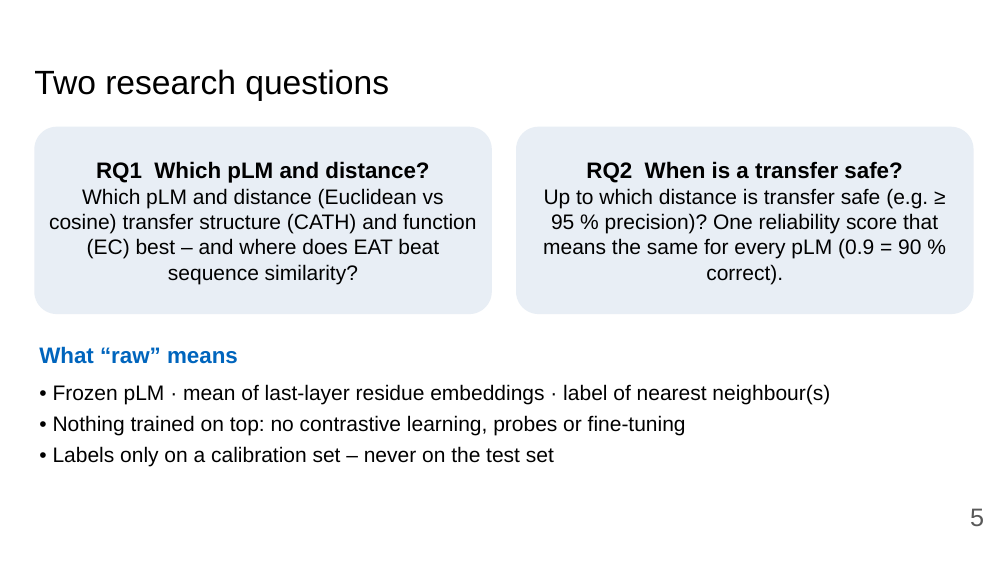
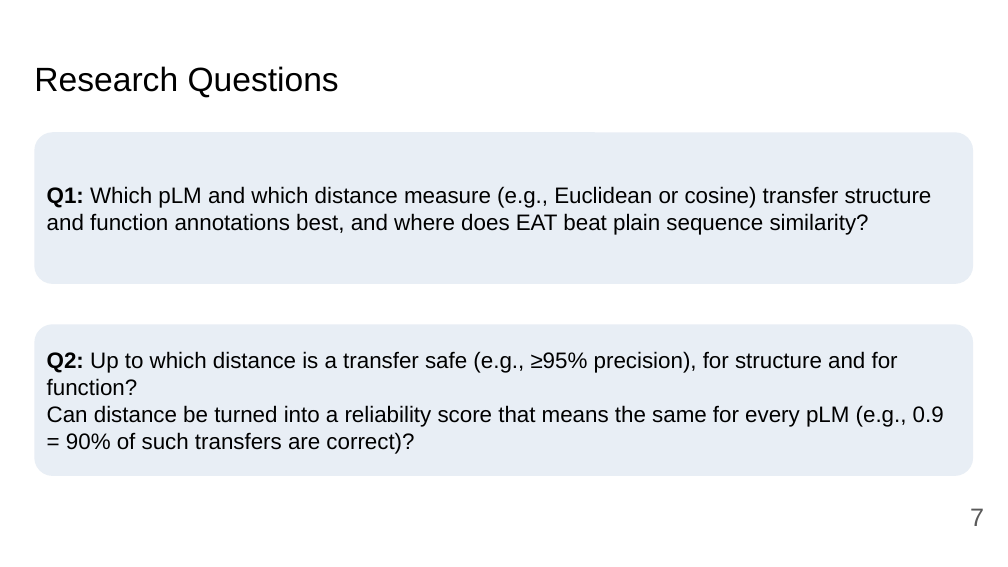
Before and after one commit to Pollysoma/protein-prediction-project-2, a slide deck: slide 7 of presentation/2026-11-02_pitch.pptx (slide 5 before the commit). Drawn at 1008x567 pixels with LibreOffice and Linux fonts; fonts in the diff are those of the drawing. Boxes give left, top, right and bottom in pixels: in the first picture for what was removed or moved away, otherwise in the second. Text is boxed around its words. In the diff, an @@ line names an element or a change of style, - is before the commit and + after.

Commit message:
updated ppt pitch

```diff
--- a/presentation/2026-11-02_pitch.pptx
+++ b/presentation/2026-11-02_pitch.pptx
@@ title at (34,66,339,98): text changed @@
-Two research questions
+Research Questions
@@ rounded rectangle "Q1: Which pLM and which ...": place and size @@
-rounded rectangle "Q1: Which pLM and which ..." at (34,127,492,314)
+rounded rectangle "Q1: Which pLM and which ..." at (34,132,973,283)
@@ text in rounded rectangle at (47,186,932,235): text changed; size 15 to 16 pt @@
-RQ1 Which pLM and distance?
-Which pLM and distance (Euclidean vs cosine) transfer structure (CATH) and function (EC) best – and where does EAT beat sequence similarity?
+Q1: Which pLM and which distance measure (e.g., Euclidean or cosine) transfer structure and function annotations best, and where does EAT beat plain sequence similarity?
@@ rounded rectangle "Q2: Up to which distance ...": place and size @@
-rounded rectangle "Q2: Up to which distance ..." at (516,127,974,314)
+rounded rectangle "Q2: Up to which distance ..." at (34,325,973,476)
@@ text removed at (39,346,238,364) @@
-What “raw” means
@@ text in rounded rectangle at (47,351,944,454): text changed; size 15 to 16 pt @@
-RQ2 When is a transfer safe?
-Up to which distance is transfer safe (e.g. ≥ 95 % precision)? One reliability score that means the same for every pLM (0.9 = 90 % correct).
+Q2: Up to which distance is a transfer safe (e.g., ≥95% precision), for structure and for function?
+Can distance be turned into a reliability score that means the same for every pLM (e.g., 0.9
+= 90% of such transfers are correct)?
@@ text removed at (53,384,830,466) @@
-• Frozen pLM · mean of last-layer residue embeddings · label of nearest neighbour(s)
-• Nothing trained on top: no contrastive learning, probes or fine-tuning
-• Labels only on a calibration set – never on the test set
@@ page number at (970,508,984,526): text changed @@
-5
+7
```
Also in this commit, not shown: 4 other slides changed, 4 slides added, 7 slides removed, 1 other file.
